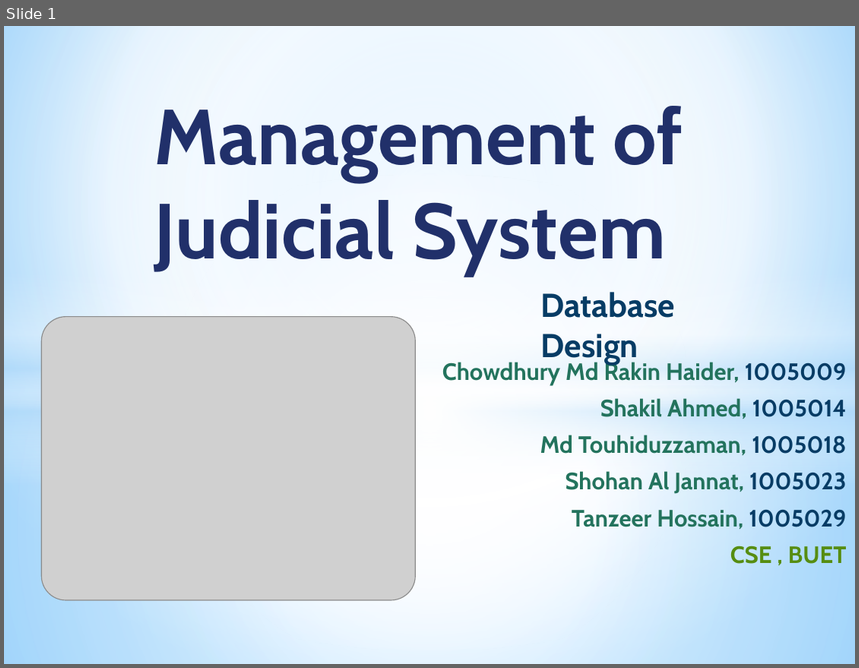
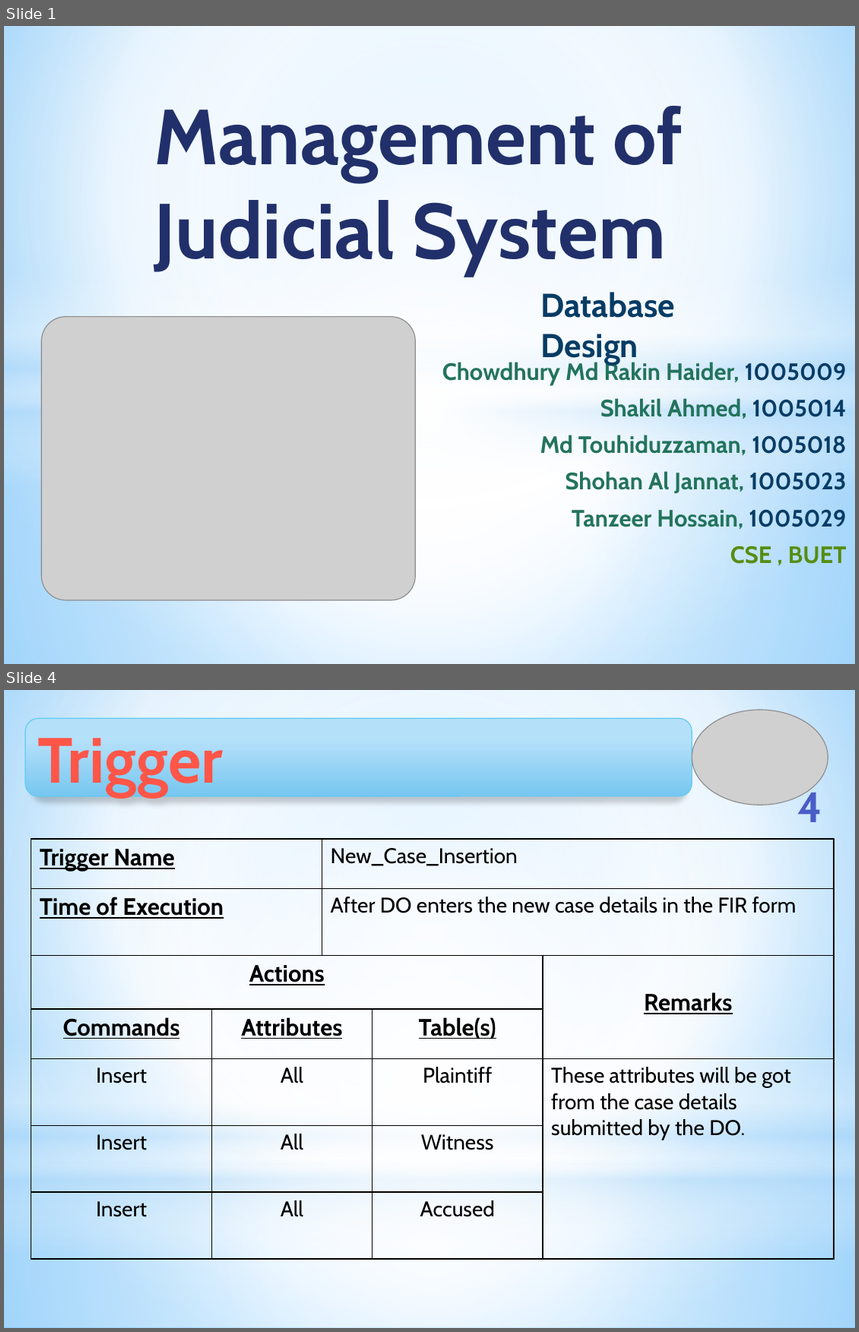
Before and after one commit to Touhid18/CSE308-Management_of_Judicial_System-1005009_1005014_1005018_1005023_1005029, a slide deck: ISD_Management_of_Judicial_System_DatabaseDesign.pptx. Shown one above the other, each under a label of ours: slide 1 before the commit, slides 1 and 4 after it; the slides between them are not shown. The pictures are 859x668 and 859x1332 pixels, drawn with LibreOffice and Linux fonts; fonts in the diff are those of the drawing; grey boxes stand for pictures. Boxes give left, top, right and bottom in pixels: in the first picture for what was removed or moved away, otherwise in the second. Text is boxed around its words. In the diff, an @@ line names an element or a change of style, - is before the commit and + after.

Commit message:
Database Design _ Trigger and procedure with the complete ERD is complete

```diff
--- a/ISD_Management_of_Judicial_System_DatabaseDesign.pptx
+++ b/ISD_Management_of_Judicial_System_DatabaseDesign.pptx
@@ slide 4 added at (4,690,855,1328), background gradient #9ED5FF to #FFFFFF to #5BB9FF @@
@@ rectangle added at (4,690,855,1165), fill gradient #FFFFFF to #B4DCFA @@
@@ picture added at (692,710,828,805) @@
@@ rounded rectangle added at (25,718,692,796), fill gradient #B1E2FD to #76C6F1, outline #5ECCF3 0.75 pt, 54 pt, text gradient #FF6155 to #FF5748 to #EF3718, bold @@
+Trigger
@@ page number added at (798,786,823,822), 36 pt, text gradient #717FD2 to #4A5EC6 to #324CB5 to #31479D to #30469A, bold @@
+4
@@ ellipse added at (4,839,855,1314), fill gradient #FFFFFF @@
@@ table added at (31,839,834,1259), 7 rows, 5 columns @@
+Trigger Name |  | New_Case_Insertion |  | 
+Time of Execution |  | After DO enters the new case details in the FIR form |  | 
+Actions |  |  |  | Remarks
+Commands | Attributes |  | Table(s) | 
+Insert | All |  | Plaintiff | These attributes will be got from the case details submitted by the DO.
+Insert | All |  | Witness | 
+Insert | All |  | Accused | 
@@ rectangle added at (4,1040,855,1253), fill gradient #FFFFFF to #B4DCFA @@
@@ rectangle added at (4,1165,855,1328), fill gradient #FFFFFF to #B4DCFA @@
```
Also in this commit, not shown: 14 other slides added, 3 slides removed, 1 other file.
